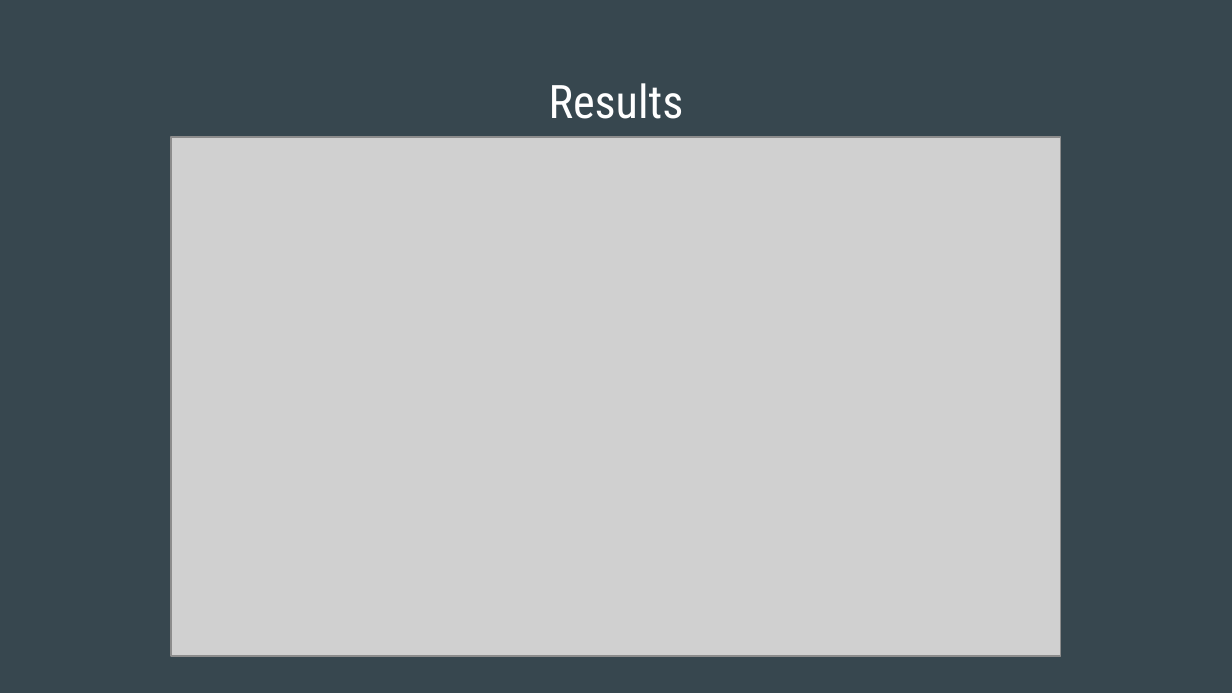
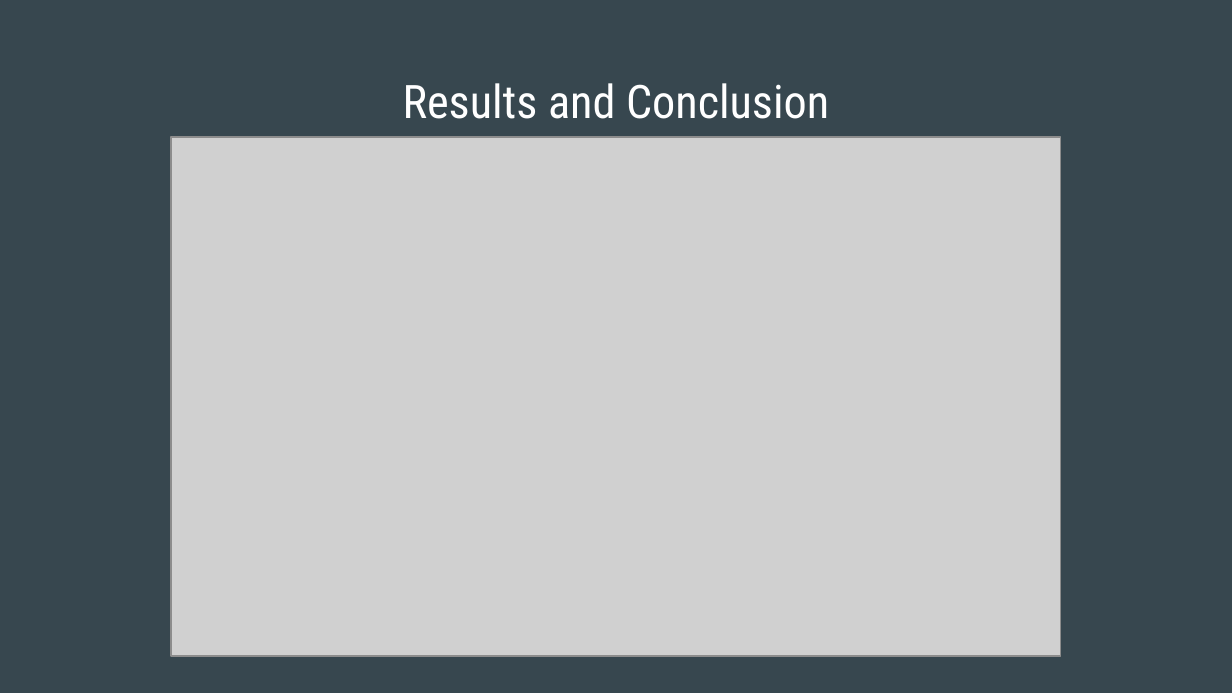
Before and after one commit to notsohan/CSE713, a slide deck: slide 6 of Task 1/Slides Task 1.pptx. Drawn at 1232x693 pixels with LibreOffice and Linux fonts; fonts in the diff are those of the drawing; grey boxes stand for pictures. Boxes give left, top, right and bottom in pixels: in the first picture for what was removed or moved away, otherwise in the second. Text is boxed around its words. In the diff, an @@ line names an element or a change of style, - is before the commit and + after.

```diff
--- a/Task 1/Slides Task 1.pptx
+++ b/Task 1/Slides Task 1.pptx
@@ title at (403, 83, 829, 119): text changed @@
-Results
+Results and Conclusion
```
Also in this commit, not shown: 2 other slides changed, 2 slides added, 2 slides removed.
